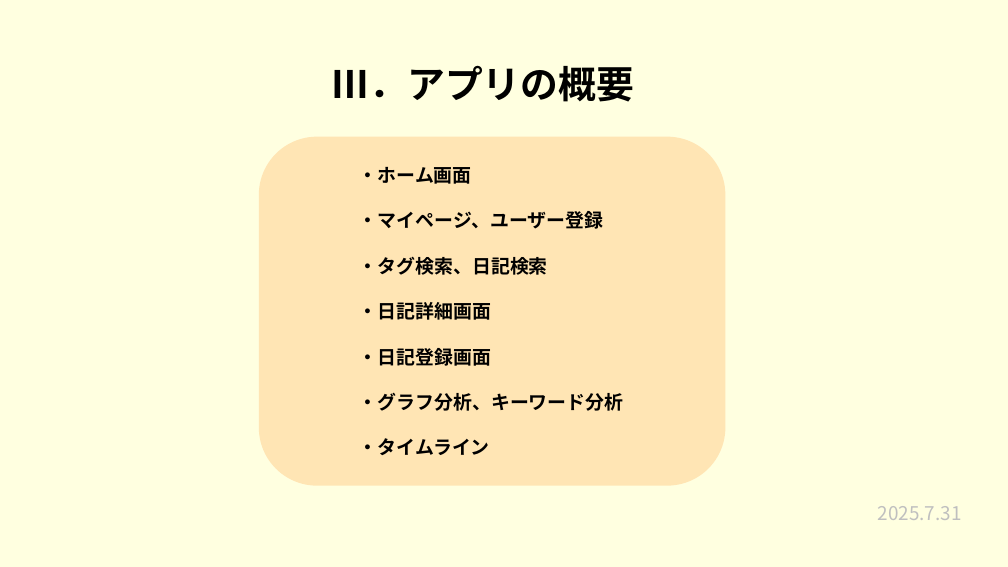
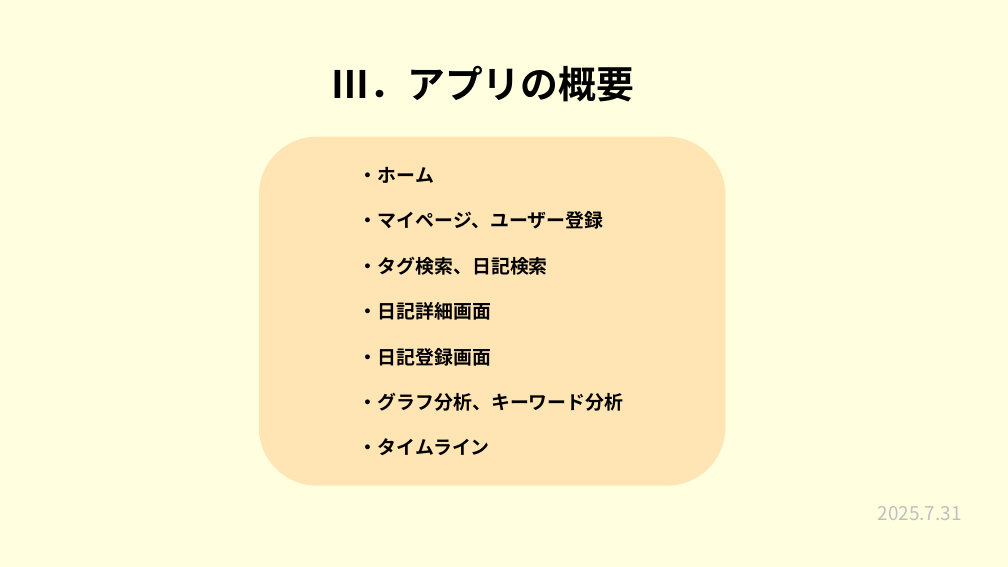
Before and after one commit to plusdojo2025/a2-7, a slide deck: slide 5 of 発表準備/7月成果発表会.pptx. Drawn at 1008x567 pixels with LibreOffice and Linux fonts; fonts in the diff are those of the drawing. Boxes give left, top, right and bottom in pixels: in the first picture for what was removed or moved away, otherwise in the second. Text is boxed around its words. In the diff, an @@ line names an element or a change of style, - is before the commit and + after.

```diff
--- a/発表準備/7月成果発表会.pptx
+++ b/発表準備/7月成果発表会.pptx
@@ text in rounded rectangle at box(359, 167, 434, 183): text changed @@
-・ホーム画面
+・ホーム
```
